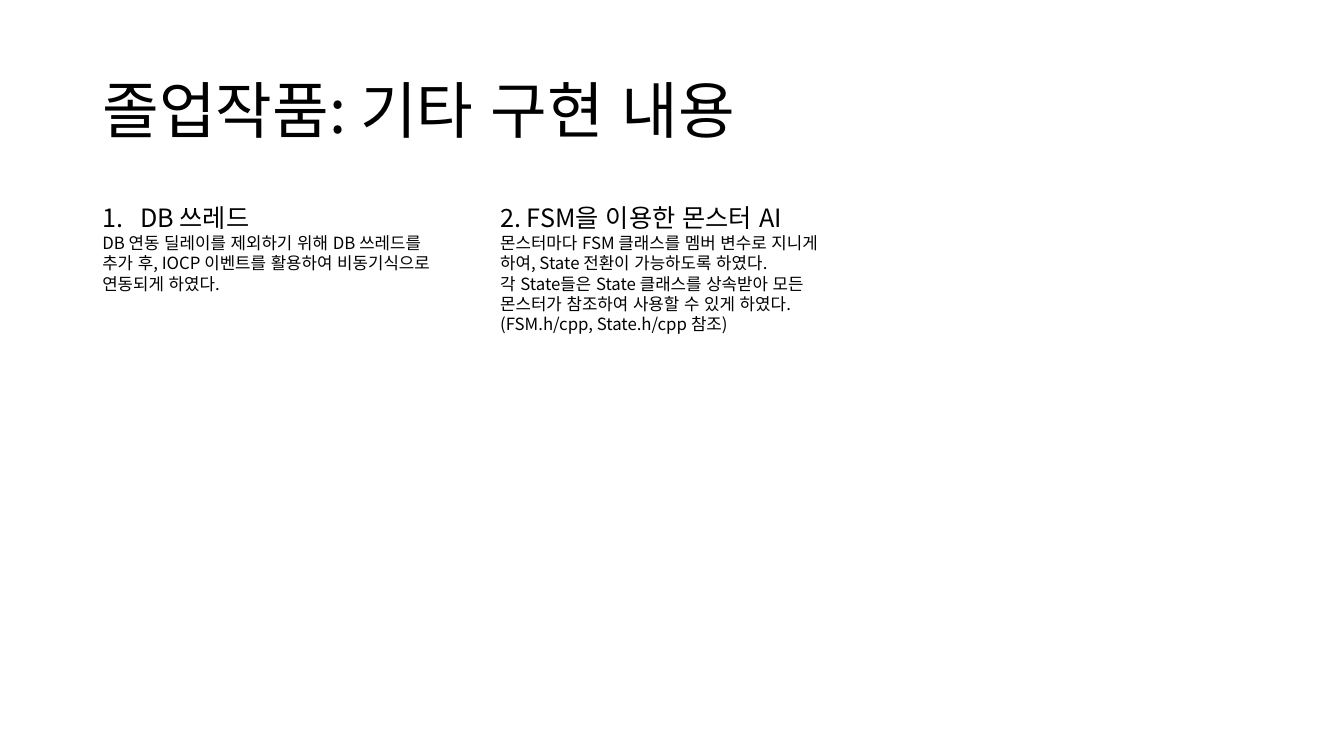
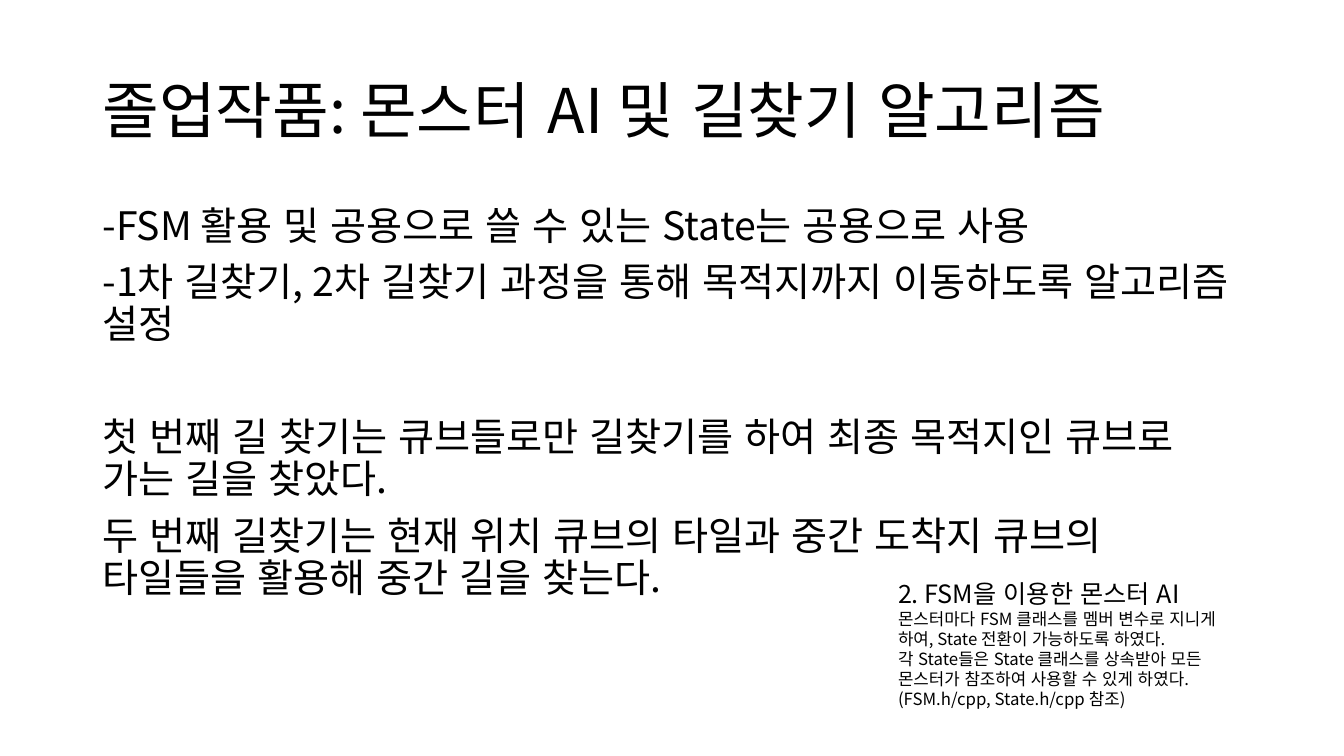
Before and after one commit to kimi5231/B1A2_project, a slide deck: slide 7 of 포트폴리오/임수영/포트폴리오.pptx. Drawn at 1344x756 pixels with LibreOffice and Linux fonts; fonts in the diff are those of the drawing. Boxes give left, top, right and bottom in pixels: in the first picture for what was removed or moved away, otherwise in the second. Text is boxed around its words. In the diff, an @@ line names an element or a change of style, - is before the commit and + after.

Commit message:
포트폴리오 중간 저장

```diff
--- a/포트폴리오/임수영/포트폴리오.pptx
+++ b/포트폴리오/임수영/포트폴리오.pptx
@@ title at bbox=[102, 81, 1105, 138]: text changed @@
-졸업작품: 기타 구현 내용
+졸업작품: 몬스터 AI 및 길찾기 알고리즘
@@ text removed at bbox=[102, 206, 430, 292] @@
-1. DB 쓰레드
-DB 연동 딜레이를 제외하기 위해 DB 쓰레드를 추가 후, IOCP 이벤트를 활용하여 비동기식으로 연동되게 하였다.
@@ text added at bbox=[102, 207, 1228, 595], 28 pt, text #000000 @@
+-FSM 활용 및 공용으로 쓸 수 있는 State는 공용으로 사용
+-1차 길찾기, 2차 길찾기 과정을 통해 목적지까지 이동하도록 알고리즘 설정
+첫 번째 길 찾기는 큐브들로만 길찾기를 하여 최종 목적지인 큐브로 가는 길을 찾았다.
+두 번째 길찾기는 현재 위치 큐브의 타일과 중간 도착지 큐브의 타일들을 활용해 중간 길을 찾는다.
@@ text "2. FSM을 이용한 몬스터 AI": place and size @@
-text "2. FSM을 이용한 몬스터 AI" at bbox=[500, 206, 817, 334]
+text "2. FSM을 이용한 몬스터 AI" at bbox=[898, 582, 1215, 709]
```
Also in this commit, not shown: 6 other slides changed, 5 slides added.
